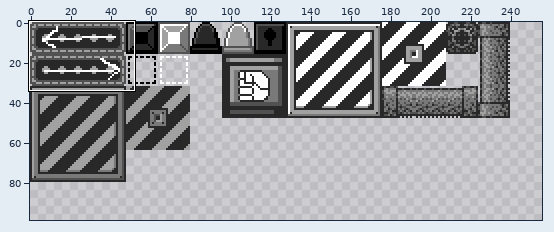
Two versions of one sprite sheet, resources/tilesets/tiled_files/factoryt.png. Above, an overview of the earlier version with the close-up marked.
Close-up. First the earlier version:
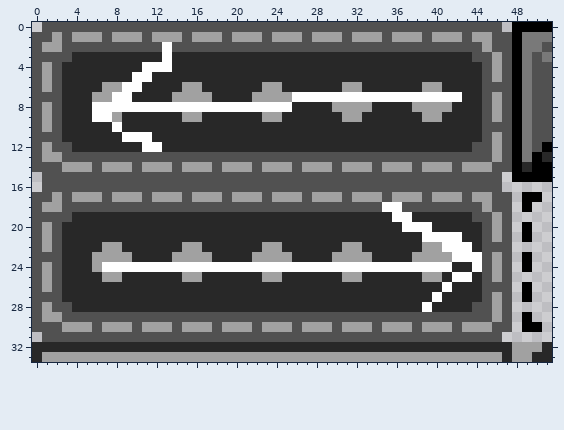
The file is 256x336 pixels. Shown: x 0..51, y 0..33. The wide view leaves out empty margins. The commit also changed other parts of the picture, which this record leaves out.
The same view after the edit:
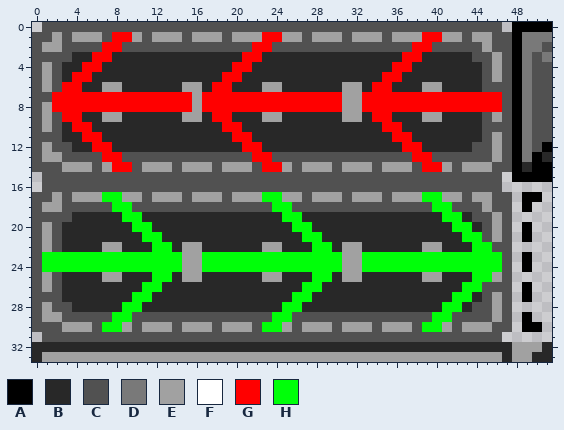
Palette (. is transparent): A #000000  B #282828  C #515151  D #797979  E #a1a1a1  F #ffffff  G #ff0000  H #00ff09
Change:
y 1: x 8..9 EE -> GG; x 23..24 CE -> GG; x 39..40 CE -> GG
y 2: x 7..8 CC -> GG; x 13 F -> C; x 22..23 CC -> GG; x 38..39 CC -> GG
y 3: x 6..7 BB -> GG; x 13 F -> B; x 21..22 BB -> GG; x 37..38 BB -> GG
y 4: x 5..6 BB -> GG; x 11..13 FFF -> BBB; x 20..21 BB -> GG; x 36..37 BB -> GG
y 5: x 4..5 BB -> GG; x 10..11 FF -> BB; x 19..20 BB -> GG; x 35..36 BB -> GG
y 6: x 3..4 BB -> GG; x 9..10 FF -> BB; x 18..19 BB -> GG; x 34..35 BB -> GG
y 7: x 2..15 CBBBEEFFBBBBEE -> GGGGGGGGGGGGGG; x 17..46 EBBBBEEEEFFFFFFFFFFFFFFFFFBBCE -> GGGGGGGGGGGGGGEEGGGGGGGGGGGGGG
y 8: x 2..30 CBBBFFFFFFFFFFFFFFFFFFFFBBBBE -> GGGGGGGGGGGGGGEGGGGGGGGGGGGGG; x 33..46 EBBBBEEEEBBBCE -> GGGGGGGGGGGGGG
y 9: x 3..4 BB -> GG; x 6..7 FF -> BE; x 18..19 BB -> GG; x 34..35 BB -> GG
y 10: x 4..5 BB -> GG; x 8 F -> B; x 19..20 BB -> GG; x 35..36 BB -> GG
y 11: x 5..6 BB -> GG; x 9..11 FFF -> BBB; x 20..21 BB -> GG; x 36..37 BB -> GG
y 12: x 6..7 BB -> GG; x 11..12 FF -> BB; x 21..22 BB -> GG; x 37..38 BB -> GG
y 13: x 7..8 CC -> GG; x 22..23 CC -> GG; x 38..39 CC -> GG
y 14: x 8..9 EE -> GG; x 23..24 EE -> GG; x 39..40 EE -> GG
y 17: x 7..8 CE -> HH; x 23..24 CE -> HH; x 39..40 CE -> HH
y 18: x 8..9 CC -> HH; x 24..25 CC -> HH; x 35..36 FF -> CC; x 40..41 CC -> HH
y 19: x 9..10 BB -> HH; x 25..26 BB -> HH; x 36..37 FF -> BB; x 41..42 BB -> HH
y 20: x 10..11 BB -> HH; x 26..27 BB -> HH; x 37..39 FFF -> BBB; x 42..43 BB -> HH
y 21: x 11..12 BB -> HH; x 27..28 BB -> HH; x 39..44 FFFFBB -> BBBBHH
y 22: x 12..13 BB -> HH; x 28..29 BB -> HH; x 41..45 FFFBC -> BBBHH
y 23: x 1..14 CCBBBEEEEBBBBE -> HHHHHHHHHHHHHH; x 17..30 EBBBBEEEEBBBBE -> HHHHHHHHHHHHHH; x 33..46 EBBBBEEEEFFFCE -> HHHHHHHHHHHHHH
y 24: x 1..46 ECBBBEFFFFFFFFFFFFFFFFFFFFFFFFFFFFFFFFFFFBBFCE -> HHHHHHHHHHHHHHEEHHHHHHHHHHHHHHEEHHHHHHHHHHHHHH
y 25: x 12..13 BB -> HH; x 28..29 BB -> HH; x 42..45 FFBC -> BBHH
y 26: x 11..12 BB -> HH; x 27..28 BB -> HH; x 41 F -> B; x 43..44 BB -> HH
y 27: x 10..11 BB -> HH; x 26..27 BB -> HH; x 40 F -> B; x 42..43 BB -> HH
y 28: x 9..10 BB -> HH; x 25..26 BB -> HH; x 39 F -> B; x 41..42 BB -> HH
y 29: x 8..9 CC -> HH; x 24..25 CC -> HH; x 40..41 CC -> HH
y 30: x 7..8 EE -> HH; x 23..24 EE -> HH; x 39..40 EE -> HH
